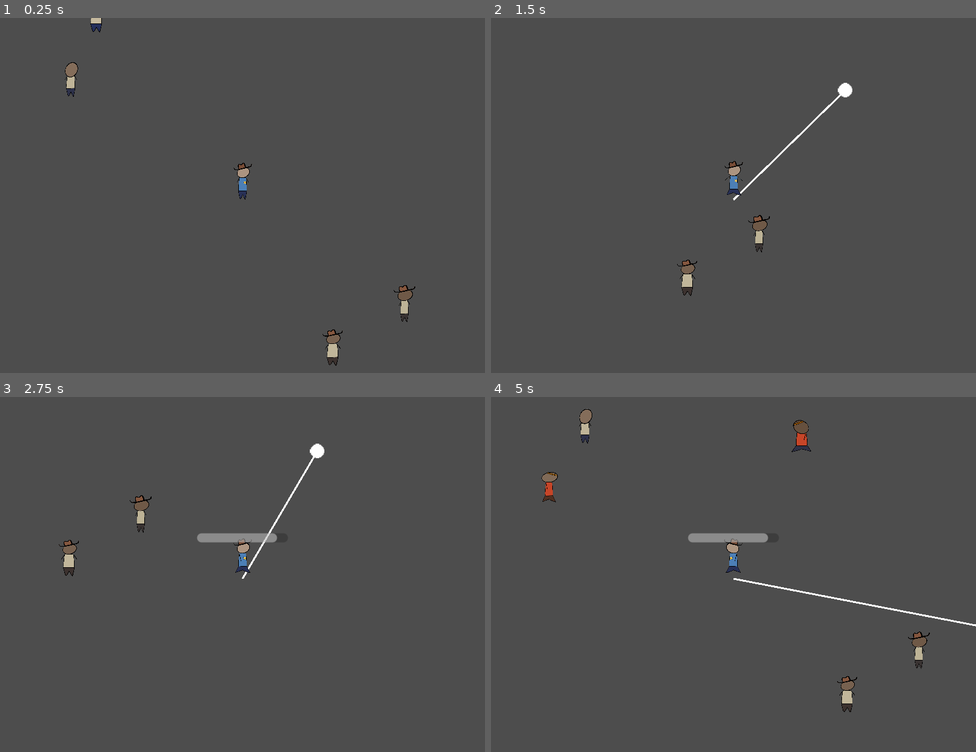
Above: before the commit, frames 1-4 (two rows, left to right).
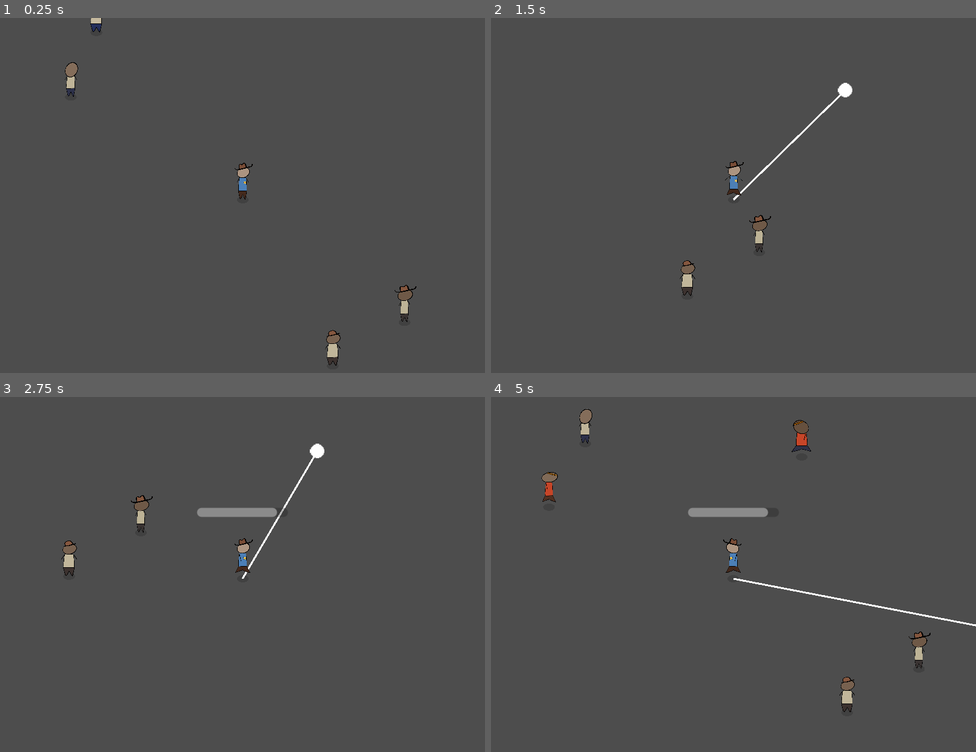
Above: after the commit, the same moments.

Repository: martindzejky/gmtk2025
Game: Godot game, scene res://main.tscn
The game is run twice, just before and just after one commit, with the same random seed, the same clock (stepped at 60 frames per second) and the same inputs.
Inputs (mouse positions are in pixels of both pictures, inside the frame that each line leads up to):
- Up to frame 1 (0.25 s): no input
- Up to frame 2 (1.5 s): tap Enter at 0.5 s; move the mouse to (840, 181) at 0.52 s; hold D (move_right) 0.53-1.28 s; click (840, 181) at 0.6 s; move the mouse to (636, 216) at 1.27 s; hold S (move_down) from 1.28 s (still down); tap Shift (dash) at 1.35 s
- Up to frame 3 (2.75 s): click (145, 595) at 1.55 s; move the mouse to (291, 499) at 2.02 s; release S (move_down) at 2.03 s; hold D (move_right) from 2.03 s (still down); click (291, 499) at 2.1 s
- Up to frame 4 (5 s): move the mouse to (709, 652) at 2.77 s; release D (move_right) at 2.78 s; hold W (move_up) 2.78-3.53 s; click (709, 652) at 2.85 s; move the mouse to (879, 634) at 3.52 s; hold A (move_left) from 3.53 s (still down); tap Shift (dash) at 3.6 s; click (879, 634) at 3.8 s; move the mouse to (588, 524) at 4.27 s; click (588, 524) at 4.35 s

The runs differ from the first frame. In frame 1, less than 0.1% of the frame differs, in the area x 48-86%, y 40-90%; in frame 2, less than 0.1%; in frame 3, 0.9%, in the area x 12-59%, y 27-50%; in frame 4, 0.9%.

Commit message:
hats, enemy fixes, shadow

Diff:
--- a/objects/dude.tscn
+++ b/objects/dude.tscn
@@ -1,15 +1,19 @@
-[gd_scene load_steps=25 format=3 uid="uid://dur5dy1hc4dca"]
+[gd_scene load_steps=29 format=3 uid="uid://dur5dy1hc4dca"]
 
 [ext_resource type="Script" uid="uid://c2wtknwcmawr7" path="res://scripts/dude.gd" id="1_qiy7s"]
 [ext_resource type="Texture2D" uid="uid://csenq8rfg0m0x" path="res://sprites/legs.png" id="2_tkn7g"]
 [ext_resource type="Texture2D" uid="uid://c1wawimfk30kr" path="res://sprites/body.png" id="3_cr6a7"]
+[ext_resource type="Texture2D" uid="uid://b3oenjnnwr1tu" path="res://sprites/hat_1.png" id="3_dkird"]
 [ext_resource type="Texture2D" uid="uid://cq3tk3x5fgylh" path="res://sprites/head.png" id="4_720c1"]
+[ext_resource type="Texture2D" uid="uid://dnnm50fws0bnk" path="res://sprites/hat_2.png" id="4_r7x12"]
 [ext_resource type="Texture2D" uid="uid://dj6p7eh4668mm" path="res://sprites/bandana_1.png" id="4_swm5h"]
 [ext_resource type="Texture2D" uid="uid://d2jswiwlf5a4n" path="res://sprites/sheriff_star.png" id="4_tkn7g"]
-[ext_resource type="Texture2D" uid="uid://dpnid40fk8abh" path="res://sprites/hat.png" id="5_v1kco"]
+[ext_resource type="Texture2D" uid="uid://12yeoyovjqeo" path="res://sprites/hat_3.png" id="5_o0308"]
+[ext_resource type="Texture2D" uid="uid://dpnid40fk8abh" path="res://sprites/hat_0.png" id="5_v1kco"]
 [ext_resource type="Texture2D" uid="uid://s3ysoivu63da" path="res://sprites/bandana_2.png" id="5_x15pf"]
 [ext_resource type="Texture2D" uid="uid://c5s7ncmp44jgo" path="res://sprites/bandana_3.png" id="6_3ed03"]
 [ext_resource type="Texture2D" uid="uid://de3tqqaacbguy" path="res://sprites/bandana_0.png" id="7_cr6a7"]
+[ext_resource type="PackedScene" uid="uid://b3xcbsdspbjfw" path="res://objects/shadow.tscn" id="7_x15pf"]
 [ext_resource type="Texture2D" uid="uid://dasifeoxbfie0" path="res://sprites/head_outline.png" id="8_720c1"]
 
 [sub_resource type="Gradient" id="Gradient_qiy7s"]
@@ -279,7 +283,7 @@
 tracks/1/interp = 1
 tracks/1/loop_wrap = true
 tracks/1/keys = {
-"times": PackedFloat32Array(0.0333333),
+"times": PackedFloat32Array(0),
 "transitions": PackedFloat32Array(1),
 "update": 1,
 "values": [0]
@@ -436,8 +440,12 @@
 head_color_gradient = SubResource("Gradient_cr6a7")
 hat_color_gradient = SubResource("Gradient_720c1")
 bandana_color_gradient = SubResource("Gradient_swm5h")
-hat_sprites = Array[Texture2D]([ExtResource("5_v1kco")])
+hat_sprites = Array[Texture2D]([ExtResource("5_v1kco"), ExtResource("3_dkird"), ExtResource("4_r7x12"), ExtResource("5_o0308")])
 bandana_sprites = Array[Texture2D]([ExtResource("7_cr6a7"), ExtResource("4_swm5h"), ExtResource("5_x15pf"), ExtResource("6_3ed03")])
+
+[node name="shadow" parent="." instance=ExtResource("7_x15pf")]
+z_index = -10
+position = Vector2(0.282782, 0)
 
 [node name="animation" type="AnimationPlayer" parent="."]
 deterministic = true
@@ -494,5 +502,4 @@
 [node name="hat" type="Sprite2D" parent="jump_animation/rotation_scale_animation/head_scale/head_animation/head"]
 position = Vector2(-13.9239, -153.162)
 rotation = -0.254909
-scale = Vector2(1, 1)
 texture = ExtResource("5_v1kco")
--- a/objects/hook.tscn
+++ b/objects/hook.tscn
@@ -31,9 +31,9 @@
 anchor_right = 0.5
 anchor_bottom = 1.0
 offset_left = -50.0
-offset_top = -50.0
+offset_top = -78.0
 offset_right = 50.0
-offset_bottom = -40.0
+offset_bottom = -68.0
 grow_horizontal = 2
 grow_vertical = 0
 size_flags_vertical = 8
--- a/objects/player.tscn
+++ b/objects/player.tscn
@@ -9,6 +9,10 @@
 [sub_resource type="Curve" id="Curve_nmc1l"]
 _data = [Vector2(0, 1), 0.0, 0.0, 0, 0, Vector2(0.898618, 0), -1.85131, 0.0, 0, 0]
 point_count = 2
+
+[sub_resource type="Gradient" id="Gradient_3rerk"]
+offsets = PackedFloat32Array(0, 0.995114)
+colors = PackedColorArray(0.24343, 0.154164, 0.109248, 1, 0.353278, 0.184261, 0.104613, 1)
 
 [sub_resource type="Gradient" id="Gradient_f46kd"]
 colors = PackedColorArray(0.283345, 0.5721, 0.707218, 1, 0.335716, 0.312536, 0.731633, 1)
@@ -29,10 +33,12 @@
 dash_cooldown_progress = NodePath("dash_cooldown_progress")
 
 [node name="dude" parent="." instance=ExtResource("5_f46kd")]
+legs_color_gradient = SubResource("Gradient_3rerk")
 body_color_gradient = SubResource("Gradient_f46kd")
 hat_chance = 1.0
 bandana_chance = 0.0
 has_sheriff_star = true
+force_first_hat = true
 
 [node name="shape" type="CollisionShape2D" parent="."]
 shape = SubResource("CircleShape2D_player")
@@ -63,9 +69,9 @@
 anchor_right = 0.5
 anchor_bottom = 1.0
 offset_left = -50.0
-offset_top = -50.0
+offset_top = -78.0
 offset_right = 50.0
-offset_bottom = -40.0
+offset_bottom = -68.0
 grow_horizontal = 2
 grow_vertical = 0
 max_value = 1.0
--- /dev/null
+++ b/objects/shadow.tscn
@@ -0,0 +1,8 @@
+[gd_scene load_steps=2 format=3 uid="uid://b3xcbsdspbjfw"]
+
+[ext_resource type="Texture2D" uid="uid://d4nfpy6ym17aw" path="res://sprites/circle.png" id="1_6adyg"]
+
+[node name="shadow" type="Sprite2D"]
+self_modulate = Color(0, 0, 0, 0.14902)
+scale = Vector2(0.0125576, 0.00764666)
+texture = ExtResource("1_6adyg")
--- a/scripts/dude.gd
+++ b/scripts/dude.gd
@@ -34,6 +34,7 @@
 @export var hat_chance: float = 0.4
 @export var bandana_chance: float = 0.4
 @export var has_sheriff_star := false
+@export var force_first_hat := false
 
 @export_category('Sprites')
 @export var hat_sprites: Array[Texture2D]
@@ -75,6 +76,8 @@
   hat_sprite.texture = hat_sprites.pick_random()
   bandana_sprite.texture = bandana_sprites.pick_random()
 
+  if force_first_hat:
+    hat_sprite.texture = hat_sprites[0]
 
 func emit_melee_attack():
   melee_attack.emit()
--- a/scripts/enemy.gd
+++ b/scripts/enemy.gd
@@ -95,15 +95,15 @@
     release_captured_target = null
     return
 
+  if melee_cooldown_timer.time_left > 0 or shoot_cooldown_timer.time_left > 0: return
+
   var distance_to_release_captured_target := global_position.distance_to(release_captured_target.global_position)
 
   if distance_to_release_captured_target > melee_strike_distance:
     move_towards_release_captured_target()
   else:
     attack_melee(release_captured_target)
-    release_captured_target.free_from_capture() # TODO: this should be done in the melee strike object
     state = State.ATTACKING_PLAYER
-    release_captured_target = null
 
 func move_towards_player():
   var direction := global_position.direction_to(Game.player.global_position)
@@ -288,6 +288,10 @@
   melee_strike.global_position = global_position
   melee_strike.global_rotation = global_position.angle_to_point(attack_target.global_position)
 
+  if attack_target == release_captured_target:
+    release_captured_target.free_from_capture() # TODO: this should be done in the melee strike object
+    release_captured_target = null
+
 
 func _on_dude_shoot_attack() -> void:
   var projectile = projectile_object.instantiate()
--- a/scripts/hook.gd
+++ b/scripts/hook.gd
@@ -178,7 +178,7 @@
         print('New enemy hit by hook raycast, adding a segment at index 0')
         add_segment_to_enemy(raycast.get_collider(), raycast.get_collision_point(), 0)
 
-func add_segment_to_enemy(enemy: Enemy, point_of_collision: Vector2, insert_segment_at_index: int):
+func add_segment_to_enemy(enemy: Enemy, _point_of_collision: Vector2, insert_segment_at_index: int):
   # test: recalculate the starting angle but only if this is a newly hooked enemy
   # result: it feels nice!
   if enemy != get_parent() and segments.all(func(segment: Segment): return segment.get_parent() != enemy):
Not shown: 1 places in objects/player.tscn that only renumber resources
Binary file added: sprites/circle.png
Not shown, changed: sprites/circle.png.import
Binary file removed: sprites/hat.png
Binary file added: sprites/hat_0.png
Not shown, added: sprites/hat_0.png.import
Binary file added: sprites/hat_1.png
Not shown, added: sprites/hat_1.png.import
Binary file added: sprites/hat_2.png
Not shown, added: sprites/hat_2.png.import
Binary file added: sprites/hat_3.png
Not shown, added: sprites/hat_3.png.import
